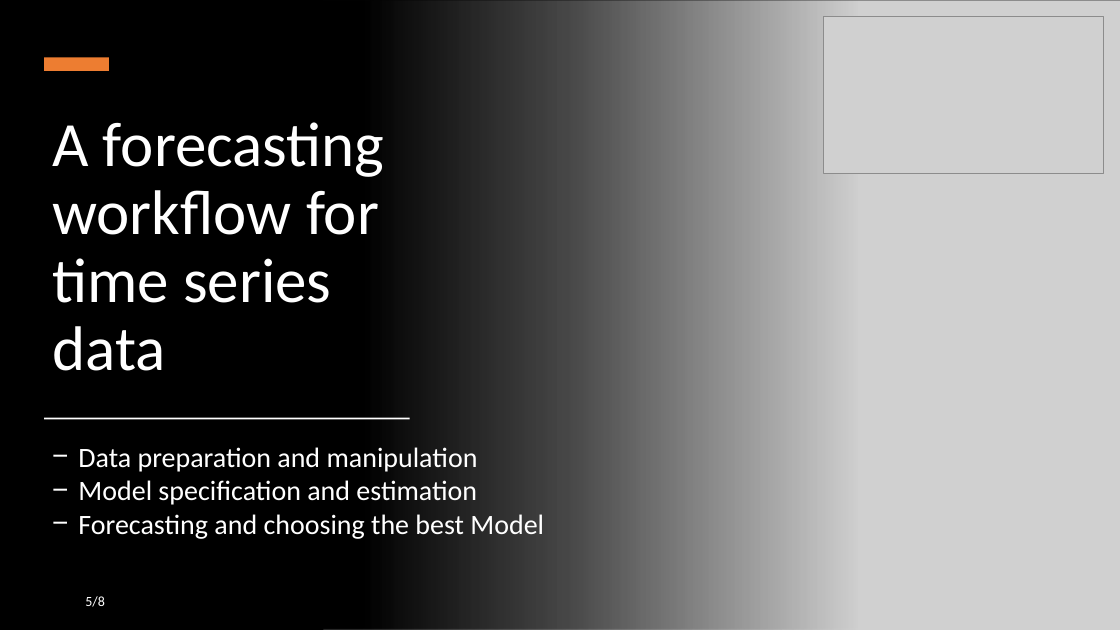
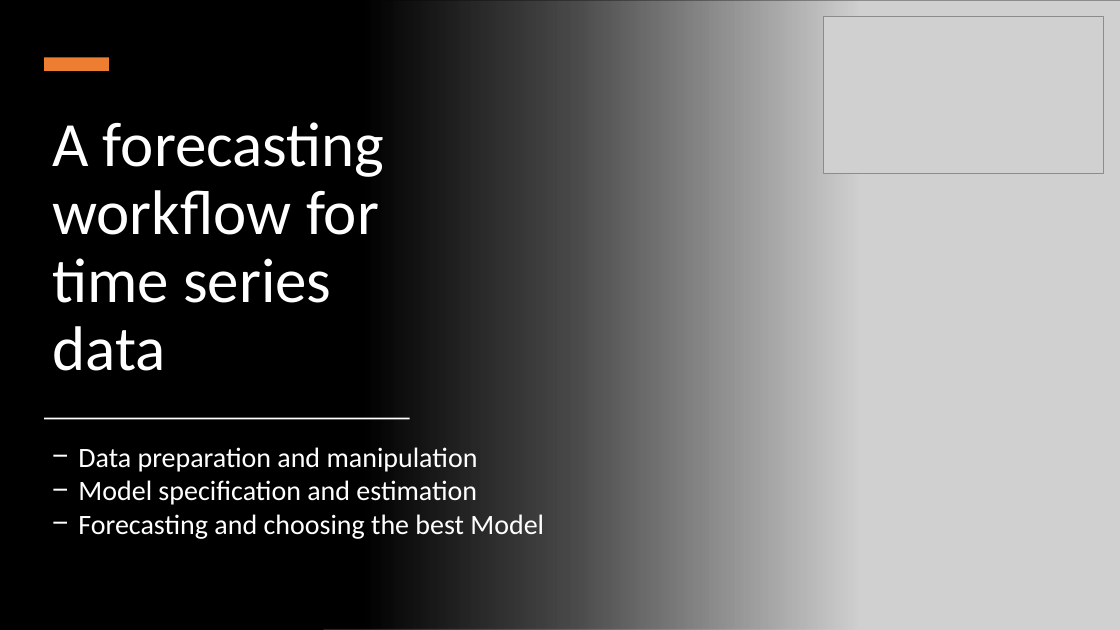
Before and after one commit to intro-to-data-science-22-workshop/-14-temporal-data-with-tsibble-and-fable-Samson-Krafft, a slide deck: slide 6 of tsibble and fable.pptx (slide 5 before the commit). Drawn at 1120x630 pixels with LibreOffice and Linux fonts; fonts in the diff are those of the drawing; grey boxes stand for pictures; background and template pictures are left out. Boxes give left, top, right and bottom in pixels: in the first picture for what was removed or moved away, otherwise in the second. Text is boxed around its words. In the diff, an @@ line names an element or a change of style, - is before the commit and + after.

```diff
--- a/tsibble and fable.pptx
+++ b/tsibble and fable.pptx
@@ text removed at box(85, 596, 105, 607) @@
-5/8
```
Also in this commit, not shown: 7 other slides changed, 2 slides added.
